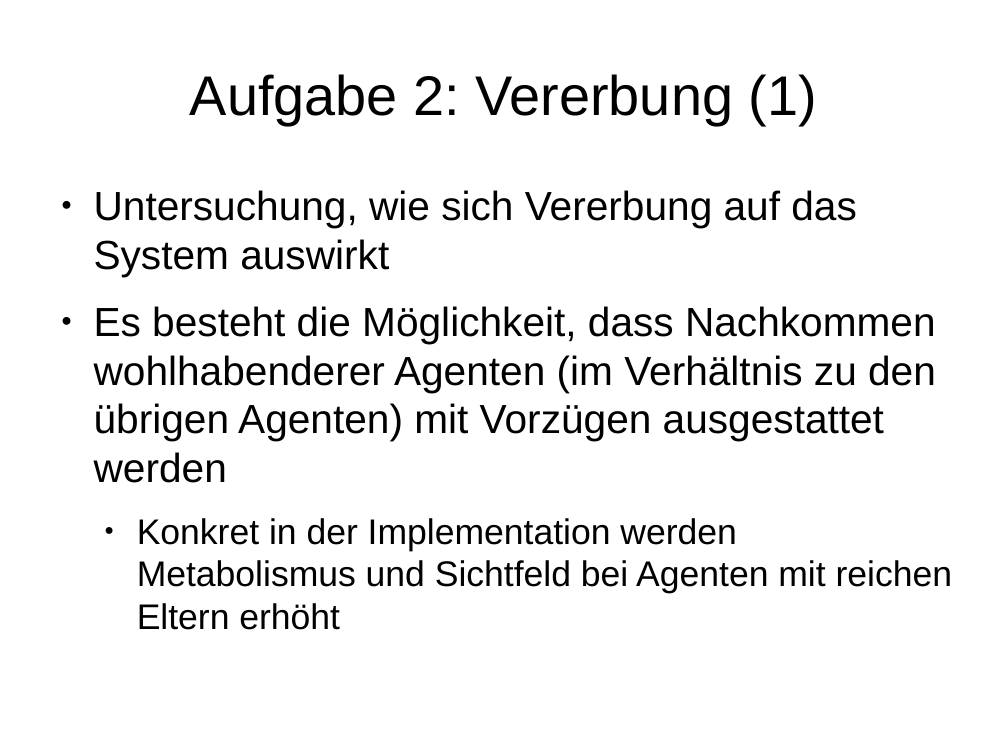
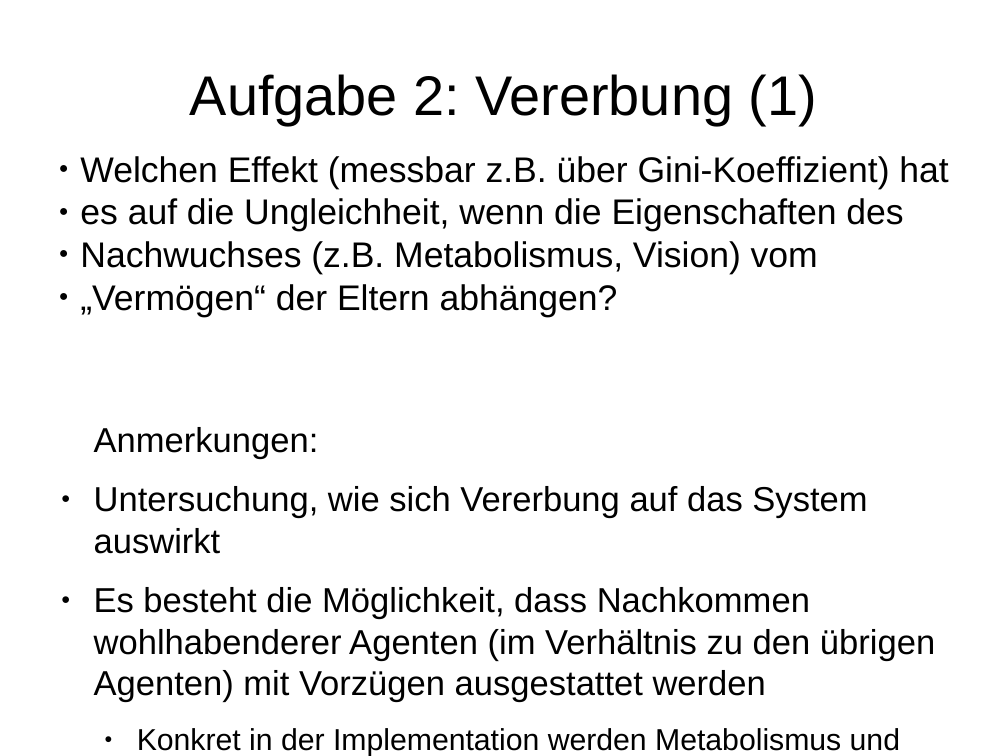
Before and after one commit to wsmirnow/Sugarscape, a slide deck: slide 23 of Presentation/Presentation.odp. Drawn at 1008x756 pixels with LibreOffice and Linux fonts; fonts in the diff are those of the drawing. Boxes give left, top, right and bottom in pixels: in the first picture for what was removed or moved away, otherwise in the second. Text is boxed around its words. In the diff, an @@ line names an element or a change of style, - is before the commit and + after.

```diff
--- a/Presentation/Presentation.odp
+++ b/Presentation/Presentation.odp
@@ text added at (80, 156, 948, 317), 28 pt, text #000000 @@
+  ● Welchen Effekt (messbar z.B. über Gini-Koeffizient) hat
+  ● es auf die Ungleichheit, wenn die Eigenschaften des
+  ● Nachwuchses (z.B. Metabolismus, Vision) vom
+  ● „Vermögen“ der Eltern abhängen?
@@ text "Anmerkungen:": place and size @@
-text "Anmerkungen:" at (94, 190, 953, 594)
+text "Anmerkungen:" at (94, 427, 935, 756)
@@ text at (94, 427, 319, 459): paragraph added @@
+Anmerkungen:
@@ text at (94, 486, 935, 756): size 32 to 27.2 pt in "Untersuchung, wie sich Vererbung auf das System ...", "Es besteht die Möglichkeit, dass Nachkommen wohlhabenderer ..."; size 28 to 23.8 pt in "Konkret in der Implementation werden Metabolismus und ..." @@
```
Also in this commit, not shown: 7 other slides changed, 1 slide added, 1 slide removed, 7 other files.
